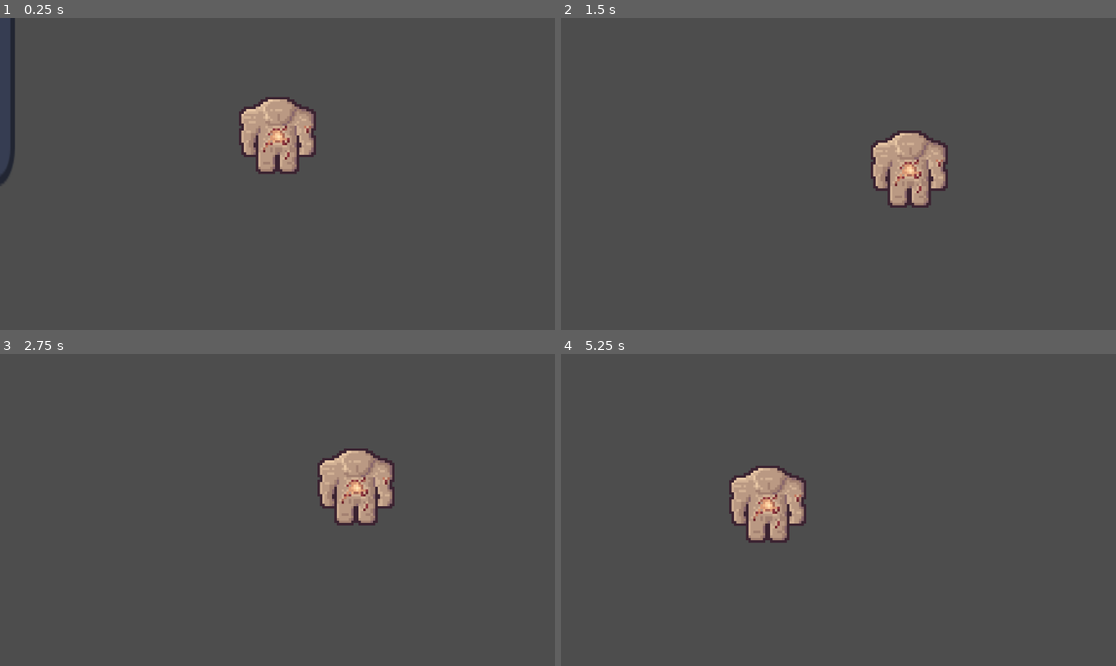
Above: before the commit, frames 1-4 (two rows, left to right).
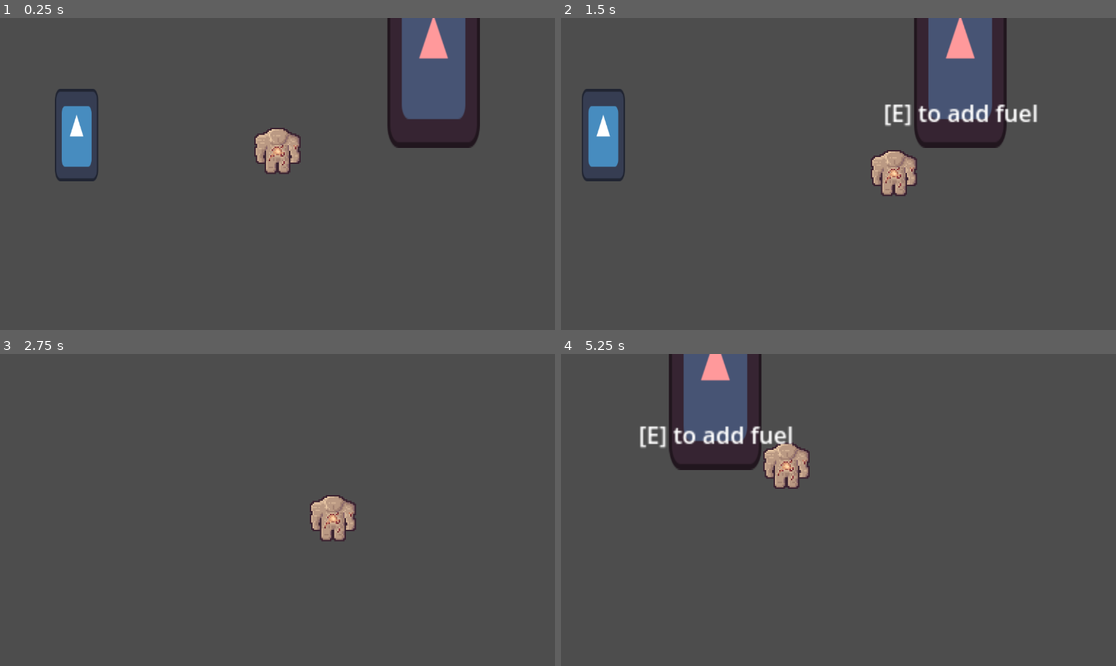
Above: after the commit, the same moments.

Repository: ShadowDragon5/eclipse
Game: Godot game, scene res://scenes/world.tscn
The game is run twice, just before and just after one commit, with the same random seed, the same clock (stepped at 60 frames per second) and the same inputs. The engine's default icon, where the game draws it, is replaced by a stand-in: a white triangle on a blue panel in a dark square.
Inputs (mouse positions are in pixels of both pictures, inside the frame that each line leads up to):
- Up to frame 1 (0.25 s): no input
- Up to frame 2 (1.5 s): tap Enter at 0.5 s; move the mouse to (960, 158) at 0.52 s; hold Right (ui_right) 0.53-1.28 s; hold E (interact) 0.53-1.28 s; click (960, 158) at 0.67 s; move the mouse to (727, 189) at 1.27 s; hold Down (ui_down) from 1.28 s (still down); tap E (interact) at 1.35 s
- Up to frame 3 (2.75 s): move the mouse to (333, 441) at 2.02 s; release Down (ui_down) at 2.03 s; hold Right (ui_right) from 2.03 s (still down); hold E (interact) from 2.03 s (still down)
- Up to frame 4 (5.25 s): move the mouse to (810, 572) at 2.77 s; release Right (ui_right) at 2.78 s; release E (interact) at 2.78 s; hold Up (ui_up) 2.78-3.53 s; tap E (interact) at 2.85, 4.35 s; click (810, 572) at 2.92 s; move the mouse to (1005, 556) at 3.52 s; hold E (interact) 3.53-4.28 s; hold Left (ui_left) 3.53-5.03 s; move the mouse to (672, 463) at 4.27 s; move the mouse to (866, 510) at 5.02 s; hold Down (ui_down) from 5.03 s (still down); hold E (interact) from 5.03 s (still down); click (866, 510) at 5.17 s

The runs differ from the first frame. In frame 1, 11% of the frame differs, in the area x 0-87%, y 0-54%; in frame 2, 11%; in frame 3, 3.2%; in frame 4, 9.7%.

Commit message:
brazier interaction
added fuel increase

Diff:
--- /dev/null
+++ b/scenes/brazier.tscn
@@ -0,0 +1,36 @@
+[gd_scene load_steps=6 format=3 uid="uid://ctgdttjc0ga8d"]
+
+[ext_resource type="Script" path="res://scripts/brazier.gd" id="1_6hvt1"]
+[ext_resource type="Texture2D" uid="uid://ckhfn3lthiwcg" path="res://icon.svg" id="1_a500k"]
+[ext_resource type="PackedScene" uid="uid://dnm3rhrapnk6r" path="res://interactioin/interaction area/interaction_area.tscn" id="2_3retb"]
+
+[sub_resource type="CircleShape2D" id="CircleShape2D_i2egw"]
+radius = 33.0151
+
+[sub_resource type="CircleShape2D" id="CircleShape2D_gtl83"]
+radius = 64.0
+
+[node name="Brazier" type="StaticBody2D"]
+script = ExtResource("1_6hvt1")
+
+[node name="Sprite2D" type="Sprite2D" parent="."]
+modulate = Color(1, 0.6, 0.606667, 1)
+position = Vector2(0, -64)
+scale = Vector2(0.5, 1)
+texture = ExtResource("1_a500k")
+
+[node name="CollisionShape2D" type="CollisionShape2D" parent="."]
+shape = SubResource("CircleShape2D_i2egw")
+
+[node name="Timer" type="Timer" parent="."]
+process_callback = 0
+wait_time = 300.0
+one_shot = true
+
+[node name="InteractionArea" parent="." instance=ExtResource("2_3retb")]
+action_name = "add fuel"
+
+[node name="CollisionShape2D" type="CollisionShape2D" parent="InteractionArea"]
+shape = SubResource("CircleShape2D_gtl83")
+
+[connection signal="timeout" from="Timer" to="." method="_on_timer_timeout"]
--- a/scenes/dead_tree.tscn
+++ b/scenes/dead_tree.tscn
@@ -5,17 +5,17 @@
 [ext_resource type="PackedScene" uid="uid://dnm3rhrapnk6r" path="res://interactioin/interaction area/interaction_area.tscn" id="3_85smn"]
 
 [sub_resource type="CircleShape2D" id="CircleShape2D_p3nmv"]
-radius = 30.0
+radius = 14.0357
 
 [sub_resource type="CircleShape2D" id="CircleShape2D_djadk"]
-radius = 71.1126
+radius = 30.0666
 
 [node name="dead_tree" type="StaticBody2D"]
 script = ExtResource("1_ayd7e")
 
 [node name="Sprite2D" type="Sprite2D" parent="."]
-position = Vector2(0, -64)
-scale = Vector2(0.46875, 1)
+position = Vector2(0, -32)
+scale = Vector2(0.234375, 0.5)
 texture = ExtResource("2_rwnbi")
 
 [node name="CollisionShape2D" type="CollisionShape2D" parent="."]
--- a/scenes/objects/player.tscn
+++ b/scenes/objects/player.tscn
@@ -3,8 +3,9 @@
 [ext_resource type="Script" path="res://scripts/player.gd" id="1_h3a73"]
 [ext_resource type="Texture2D" uid="uid://cpv50atu3erv7" path="res://assets/sprites/player.png" id="1_nl0nw"]
 
-[sub_resource type="RectangleShape2D" id="RectangleShape2D_exg2e"]
-size = Vector2(32, 8)
+[sub_resource type="CapsuleShape2D" id="CapsuleShape2D_77lb4"]
+radius = 4.0
+height = 32.0
 
 [node name="player" type="CharacterBody2D" groups=["player"]]
 collision_layer = 2
@@ -35,4 +36,13 @@
 
 [node name="CollisionShape2D" type="CollisionShape2D" parent="."]
 position = Vector2(0, -4)
-shape = SubResource("RectangleShape2D_exg2e")
+rotation = -1.57079
+shape = SubResource("CapsuleShape2D_77lb4")
+
+[node name="Camera2D" type="Camera2D" parent="."]
+zoom = Vector2(3, 3)
+limit_smoothed = true
+position_smoothing_speed = 10.0
+rotation_smoothing_enabled = true
+drag_horizontal_enabled = true
+drag_vertical_enabled = true
--- a/scenes/world.tscn
+++ b/scenes/world.tscn
@@ -1,7 +1,8 @@
-[gd_scene load_steps=5 format=3 uid="uid://dweclt0lai76f"]
+[gd_scene load_steps=6 format=3 uid="uid://dweclt0lai76f"]
 
 [ext_resource type="PackedScene" uid="uid://do75wfv0w21ve" path="res://scenes/objects/player.tscn" id="1_s6c5f"]
 [ext_resource type="PackedScene" uid="uid://b1wregi0mcmvb" path="res://scenes/dead_tree.tscn" id="2_p4q78"]
+[ext_resource type="PackedScene" uid="uid://ctgdttjc0ga8d" path="res://scenes/brazier.tscn" id="3_0hyf1"]
 
 [sub_resource type="WorldBoundaryShape2D" id="WorldBoundaryShape2D_hk4ig"]
 distance = -1.0
@@ -13,11 +14,9 @@
 
 [node name="player" parent="." instance=ExtResource("1_s6c5f")]
 position = Vector2(308, 216)
-
-[node name="Camera2D" type="Camera2D" parent="player"]
-zoom = Vector2(5, 5)
-position_smoothing_enabled = true
-position_smoothing_speed = 10.0
+max_speed = 300
+accel = 700
+friction = 750
 
 [node name="StaticBody2D" type="StaticBody2D" parent="."]
 position = Vector2(367, 646)
@@ -38,3 +37,6 @@
 
 [node name="dead_tree2" parent="." instance=ExtResource("2_p4q78")]
 position = Vector2(294, -34)
+
+[node name="Brazier" parent="." instance=ExtResource("3_0hyf1")]
+position = Vector2(416, 198)
--- /dev/null
+++ b/scripts/brazier.gd
@@ -0,0 +1,25 @@
+extends StaticBody2D
+
+
+@onready var interaction_area: InteractionArea = $InteractionArea
+@onready var burn_time: Timer = $Timer
+
+@export var fuel_left = 3
+
+
+# Called when the node enters the scene tree for the first time.
+func _ready():
+	interaction_area.interact = Callable(self,"_add_fuel")
+	burn_time.start()
+
+# Called every frame. 'delta' is the elapsed time since the previous frame.
+func _process(delta):
+	pass
+	#print(delta)
+
+func _add_fuel():
+	burn_time.set_wait_time(burn_time.get_wait_time()+30)
+
+
+func _on_timer_timeout():
+	print ("Game Over")
